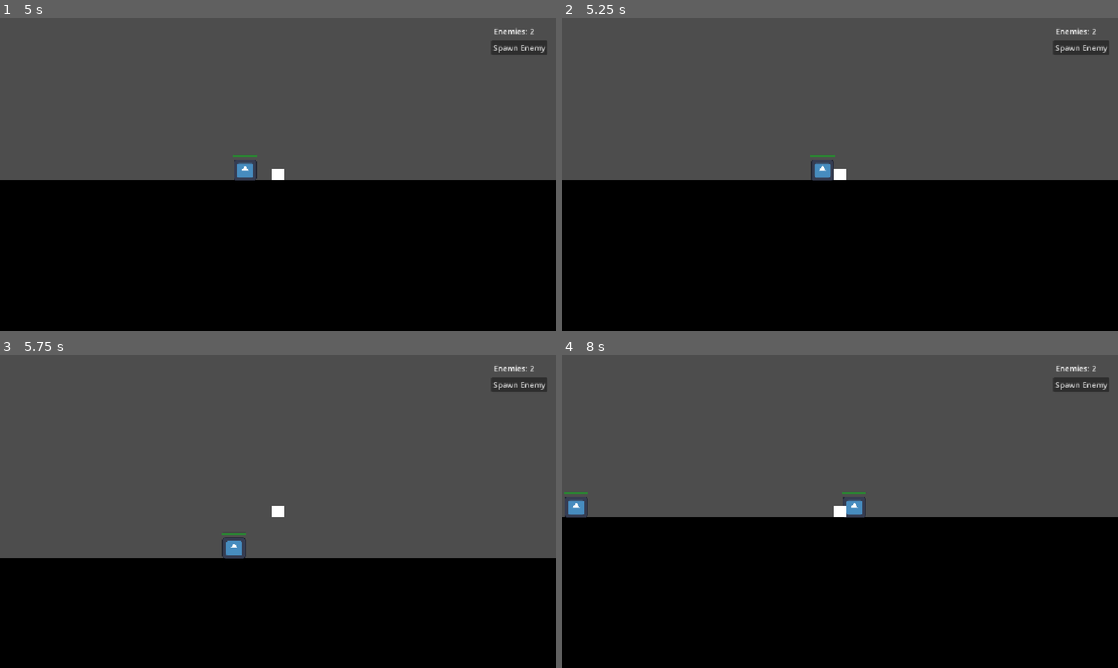
Above: before the commit, frames 1-4 (two rows, left to right).
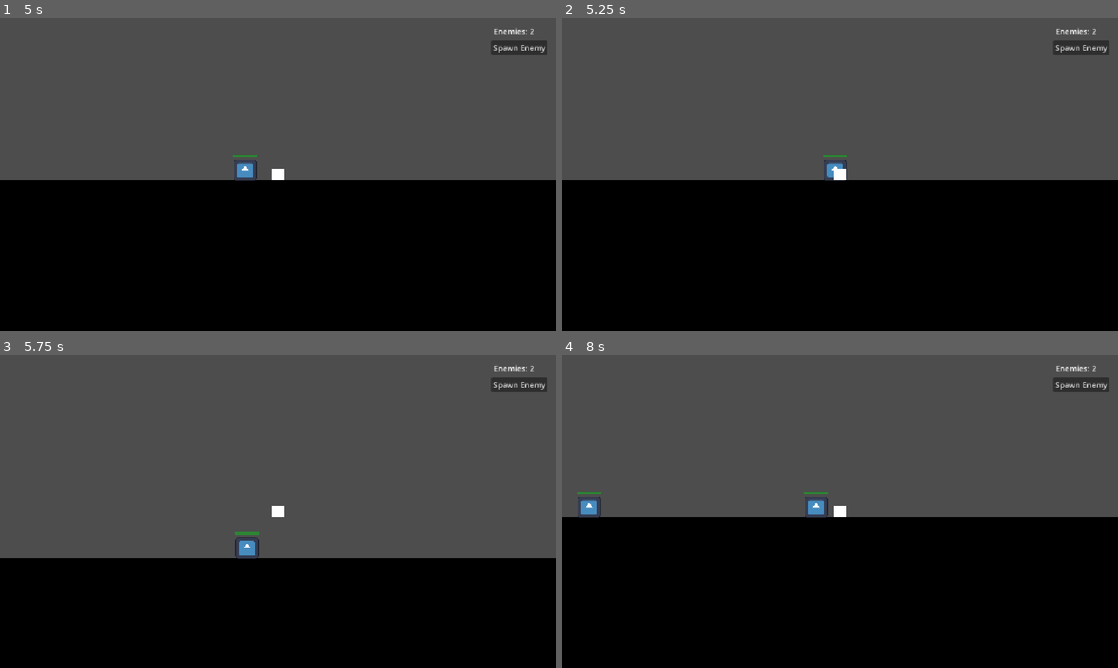
Above: after the commit, the same moments.

Repository: slowstate/love-is-dead
Game: Godot game, scene res://sandbox/sandbox.tscn
Two runs of this game, one before a commit and one after it. Both use one fixed random seed, a clock stepped at 60 frames per second and the inputs below. The project has no main scene, so this scene is started directly. The engine's default icon, where the game draws it, is replaced by a stand-in: a white triangle on a blue panel in a dark square.
Inputs (mouse positions are in pixels of both pictures, inside the frame that each line leads up to):
- Up to frame 1 (5 s): move the mouse to (250, 237) at 0.52 s; press the mouse at (250, 237) at 0.53 s; hold D (player_move_right) 0.53-2 s; tap Space (player_jump) at 0.77, 1.52, 3.77, 4.52 s; move the mouse to (444, 221) at 1.27 s; release the mouse at (444, 221) at 1.28 s; tap I at 1.35, 3.6 s; click "Spawn Enemy" at 2 s; move the mouse to (111, 127) at 2.77 s; press the mouse at (111, 127) at 2.78 s; hold A (player_move_left) from 2.78 s (still down); tap Enter at 3.5 s; move the mouse to (305, 174) at 3.52 s; release the mouse at (305, 174) at 3.53 s; move the mouse to (194, 96) at 4.27 s; press the mouse at (194, 96) at 4.28 s
- Up to frame 2 (5.25 s): move the mouse to (962, 158) at 5.02 s; release A (player_move_left) at 5.03 s; release the mouse at (962, 158) at 5.03 s; hold D (player_move_right) from 5.03 s (still down); tap I at 5.1 s
- Up to frame 3 (5.75 s): keep holding D (player_move_right); tap Space (player_jump) at 5.27 s
- Up to frame 4 (8 s): keep holding D (player_move_right); move the mouse to (728, 527) at 5.77 s; press the mouse at (728, 527) at 5.78 s; move the mouse to (895, 442) at 6.52 s; release the mouse at (895, 442) at 6.53 s; tap I at 6.6 s; tap Space (player_jump) at 6.77, 7.52 s; move the mouse to (812, 574) at 7.27 s; press the mouse at (812, 574) at 7.28 s

Frame 1 is identical in both runs. In frame 2, 0.2% of the frame differs, in the area x 44-52%, y 43-52%; in frame 3, 0.3%; in frame 4, 0.7%, in the area x 0-55%, y 43-52%.

Commit message:
Fixed enemy collision

Diff:
--- a/love-is-dead/enemy/dummy/dummy.tscn
+++ b/love-is-dead/enemy/dummy/dummy.tscn
@@ -8,7 +8,6 @@
 
 [node name="Dummy" type="CharacterBody2D" unique_id=679658077]
 collision_layer = 8
-collision_mask = 7
 script = ExtResource("1_k06qw")
 metadata/_edit_group_ = true
 
